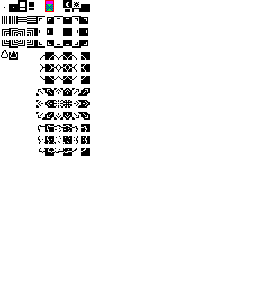
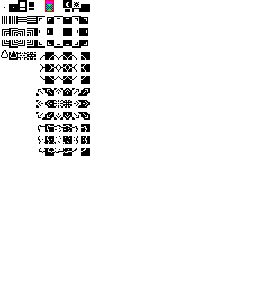
Layer changes from the first 270×288 image to the second:
painted on "Background" over [18, 52, 36, 60]
